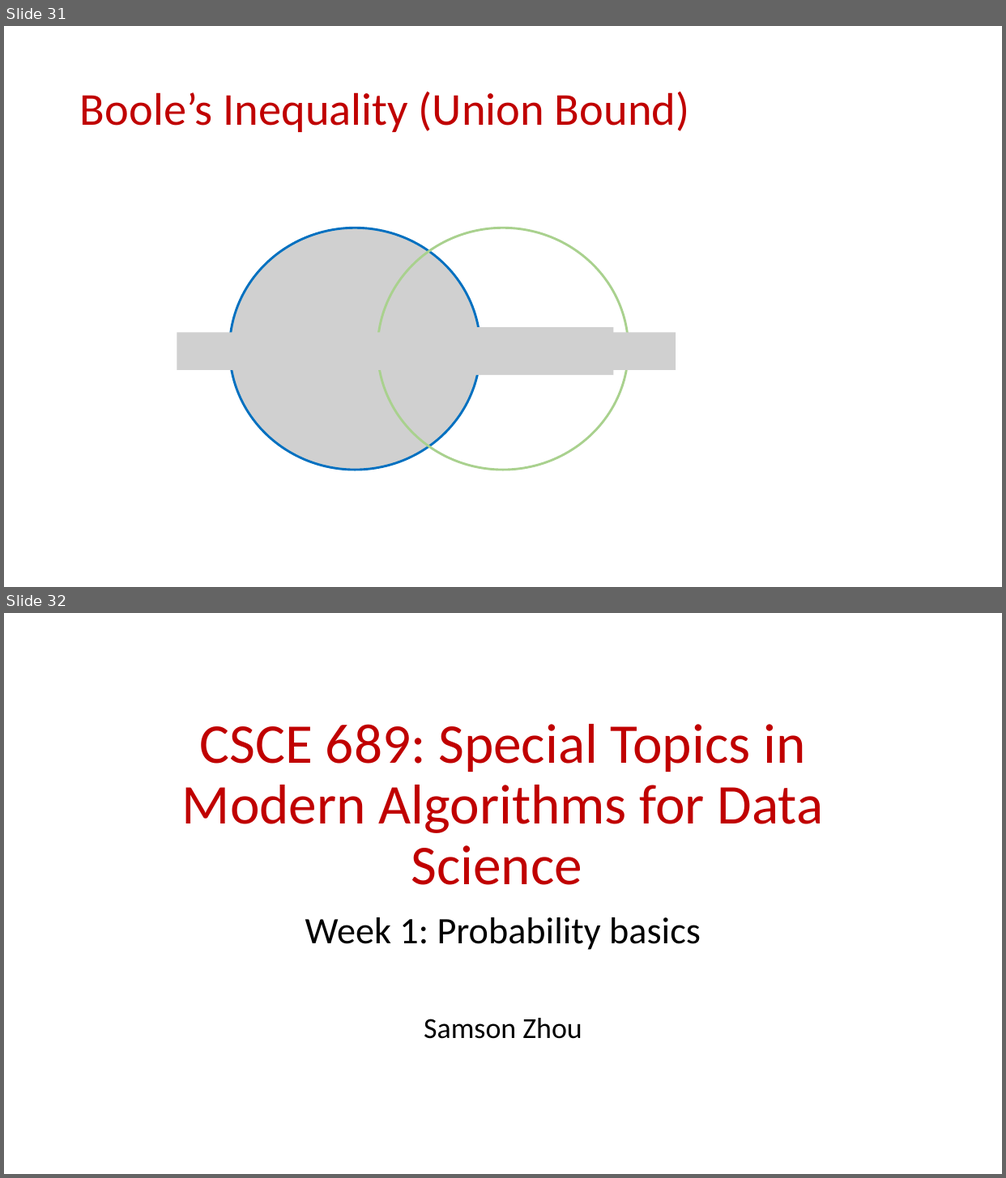
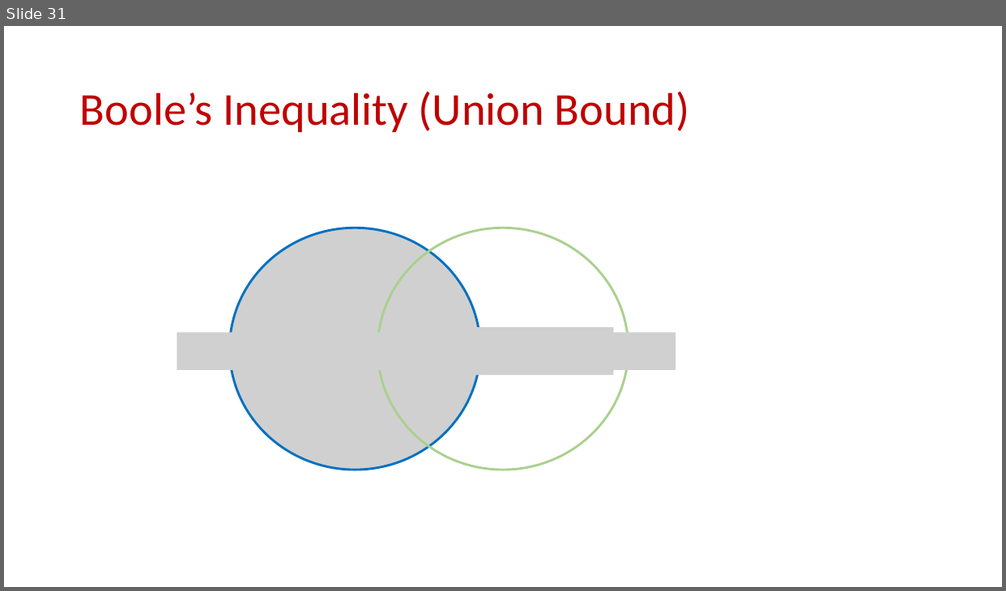
Before and after one commit to samsonzhou/samsonzhou.github.io, a slide deck: CSCE689-23/L1.pptx. Shown one above the other, each under a label of ours: slides 31 and 32 before the commit, slide 31 after it. The pictures are 1006x1178 and 1006x591 pixels, drawn with LibreOffice and Linux fonts; fonts in the diff are those of the drawing; grey boxes stand for pictures. Boxes give left, top, right and bottom in pixels: in the first picture for what was removed or moved away, otherwise in the second. Text is boxed around its words. In the diff, an @@ line names an element or a change of style, - is before the commit and + after.

```diff
--- a/CSCE689-23/L1.pptx
+++ b/CSCE689-23/L1.pptx
@@ slide 32 removed at [4, 613, 1002, 1174], background #FFFFFF @@
@@ title removed at [182, 724, 824, 885] @@
-CSCE 689: Special Topics in Modern Algorithms for Data Science
@@ subtitle removed at [305, 918, 701, 1039] @@
-Week 1: Probability basics
-Samson Zhou
```
Also in this commit, not shown: 25 other slides removed, 3 other files.
